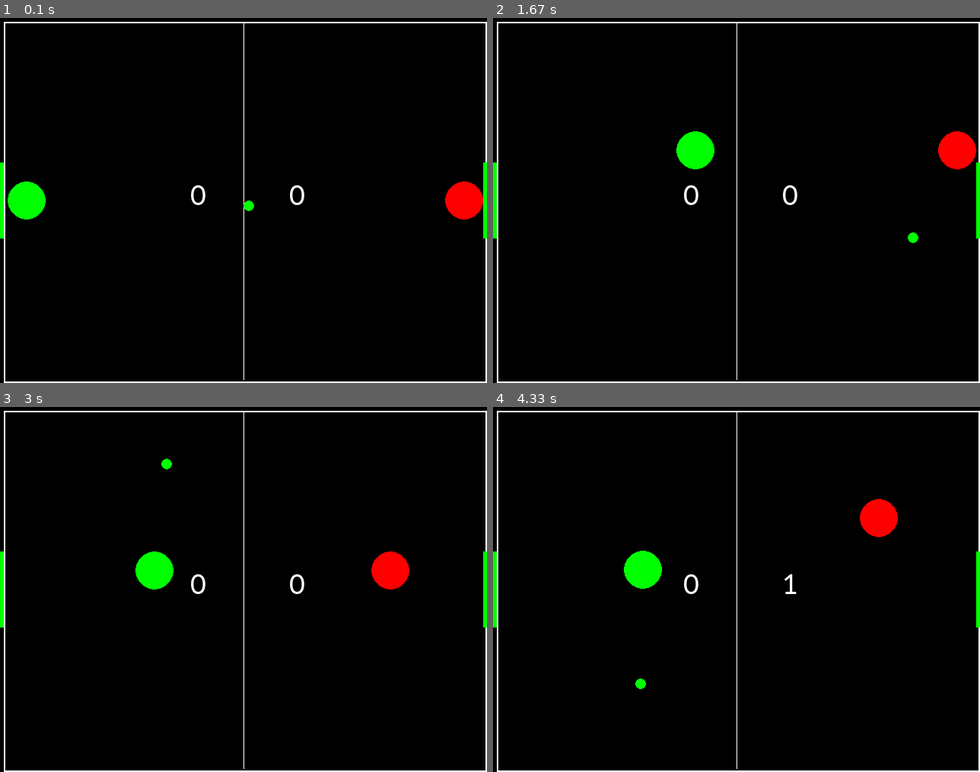
Above: before the commit, frames 1-4 (two rows, left to right).
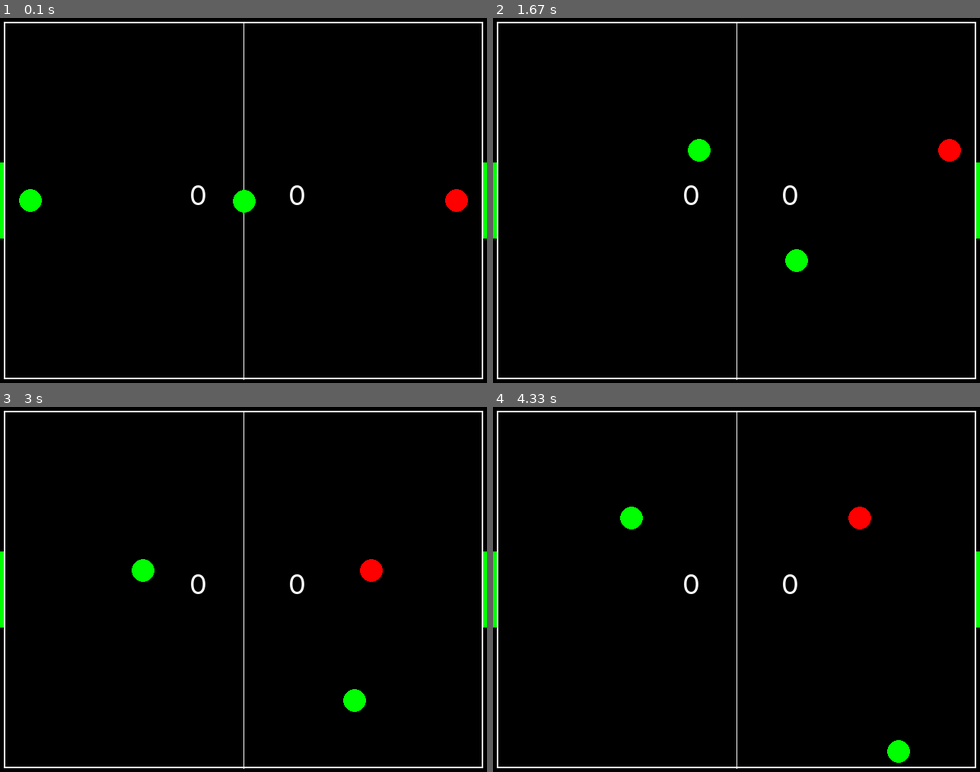
Above: after the commit, the same moments.

Repository: chinmay0301/GlowHockey
Game: pygame game, started from modified.py
Same seed, same stepped clock (60 frames per second), same inputs: the game is played once before the commit and once after it. The source is Python 2; it was converted automatically to run under Python 3.
Inputs:
- Up to frame 1 (0.1 s): no input
- Up to frame 2 (1.67 s): hold A 0.33-0.8 s; hold Right 0.33-0.8 s; hold Right 0.83-1.3 s; hold D 0.83-1.3 s; hold Up 1.33-1.63 s; hold W 1.33-1.63 s
- Up to frame 3 (3 s): hold Right 1.67-2.13 s; hold D 1.67-2.13 s; hold Left 2.17-2.7 s; hold A 2.17-2.7 s; hold Down from 2.73 s (still down); hold S from 2.73 s (still down)
- Up to frame 4 (4.33 s): release Down at 3.03 s; release S at 3.03 s; hold Left 3.07-3.47 s; hold A 3.07-3.47 s; hold Up 3.5-3.87 s; hold W 3.5-3.87 s; hold Right from 3.9 s (still down); hold D from 3.9 s (still down)

The runs differ from the first frame. In frame 1, 2.3% of the frame differs, in the area x 0-100%, y 1-100%; in frame 2, 2.4%; in frame 3, 2.8%; in frame 4, 3.3%.

Commit message:
graphics fixed

Diff:
--- a/modified.py
+++ b/modified.py
@@ -14,10 +14,10 @@
 background = back.convert()
 background.fill((0,0,0))
 goal = pygame.Surface((5,100))
-mallet1 = pygame.Surface((50,50))
-circ1= pygame.draw.circle(mallet1,(0,255,0),(25,25),25)   #add
-mallet2 = pygame.Surface((50,50))
-circ2= pygame.draw.circle(mallet2,(255,0,0),(25,25),25)
+mallet1 = pygame.Surface((30,30))
+circ1= pygame.draw.circle(mallet1,(0,255,0),(15,15),15)   #add
+mallet2 = pygame.Surface((30,30))
+circ2= pygame.draw.circle(mallet2,(255,0,0),(15,15),15)
 bar1 = mallet1.convert()
 bar1.set_colorkey((0,0,0))
 bar2 = mallet2.convert()
@@ -26,19 +26,19 @@
 goal2 = goal.convert()
 goal1.fill((0,255,0))
 goal2.fill((0,255,0))
-circ_sur = pygame.Surface((15,15))
-circ = pygame.draw.circle(circ_sur,(0,255,0),(15/2,15/2),15/2)
+circ_sur = pygame.Surface((30,30))
+circ = pygame.draw.circle(circ_sur,(0,255,0),(30/2,30/2),30/2)
 circle = circ_sur.convert()
 circle.set_colorkey((0,0,0))
 # some definitions
 RED = (255,0,0)                                   # look at this line again
-bar1_x, bar2_x = 5. , 585.
-bar1_y, bar2_y = 215. , 215.
+bar1_x, bar2_x = 25. , 585.
+bar1_y, bar2_y = 225. , 225.
 goal1_x,goal2_x = 0. , 635.                      # leftmost point
 goal1_y,goal2_y = 190. , 190.                   #topmost point
-circle_x, circle_y = 312.5,232.5
+circle_x, circle_y = 305.,225.
 bar1_movex, bar1_movey, bar2_movey,bar2_movex = 0. , 0. , 0. , 0.
-speed_x, speed_y, speed_circ = 250., 250., 250.
+speed_x, speed_y, speed_circ = 50., 50., 250.
 bar1_score, bar2_score = 0,0
 #clock and font objects
 clock = pygame.time.Clock()
@@ -99,7 +99,7 @@
     score2 = font.render(str(bar2_score), True,(255,255,255))
 
     screen.blit(background,(0,0))
-    frame = pygame.draw.rect(screen,(255,255,255),Rect((5,5),(635,475)),2)
+    frame = pygame.draw.rect(screen,(255,255,255),Rect((5,5),(630,470)),2)
     middle_line = pygame.draw.aaline(screen,(255,255,255),(320,5),(320,475))
     screen.blit(bar1,(bar1_x,bar1_y))
     screen.blit(bar2,(bar2_x,bar2_y))
@@ -108,7 +108,7 @@
     screen.blit(circle,(circle_x,circle_y))
     screen.blit(score1,(250.,210.))
     screen.blit(score2,(380.,210.))
-    #pygame.time.wait(500)
+    #pygame.time.wait(5000)
     bar1_y += bar1_movey
     bar1_x += bar1_movex
     bar2_y += bar2_movey
@@ -126,14 +126,14 @@
     ai_speed = speed_circ * time_sec
 #AI of the computer.
 
-    if bar1_y >= 420.: bar1_y = 420.
-    elif bar1_y <= 10. : bar1_y = 10.
-    if bar1_x <= 10. :bar1_x = 10.
-    elif bar1_x >= 310. :bar1_x = 310.
-    if bar2_y >= 420.: bar2_y = 420.
-    elif bar2_y <= 10.: bar2_y = 10.
-    if bar2_x >= 620. :bar2_x = 620.
-    elif bar2_x <= 340. :bar2_x = 340.
+    if bar1_y >= 445.: bar1_y = 445.
+    elif bar1_y <= 5. : bar1_y = 5.
+    if bar1_x <= 5. :bar1_x = 5.
+    elif bar1_x >= 305. :bar1_x = 305.
+    if bar2_y >= 445.: bar2_y = 445.
+    elif bar2_y <= 5.: bar2_y = 5.
+    if bar2_x >= 605. :bar2_x = 605.
+    elif bar2_x <= 305. :bar2_x = 305.
 
 
     if (circle_x <= bar1_x  and circle_x>=bar1_x-7.5):
@@ -154,24 +154,24 @@
         hit = 1
 
 
-    if circle_x < 5.:
+    if circle_x <= 5.:
      if circle_y<=290 and circle_y>=190:
         bar2_score += 1
-        circle_x, circle_y = 312.5, 232.5
-        bar1_y,bar_2_y = 215., 215.
-     elif not (circle_y<=290 and circle_y>=190) : speed_x = -speed_x
-    elif circle_x > 627.5:
+        circle_x, circle_y = 305., 225.
+        bar1_y,bar_2_y = 225., 225.
+     elif not (circle_y<=260 and circle_y>=190) : speed_x = -speed_x
+    elif circle_x >= 605:
       if circle_y<=290 and circle_y>=190:
         bar1_score += 1
-        circle_x, circle_y = 312.5, 232.5
-        bar1_y, bar2_y = 215., 215.
-      elif not (circle_y<=290 and circle_y>=190) : speed_x = -speed_x
+        circle_x, circle_y = 305., 225.
+        bar1_y, bar2_y = 225., 225.
+      elif not (circle_y<=260 and circle_y>=190) : speed_x = -speed_x
 
-    if circle_y <= 10.:
+    if circle_y <= 5.:
         speed_y = -speed_y
-        circle_y = 10.
-    elif circle_y >= 457.5:
+        circle_y = 5.
+    elif circle_y >= 445.:
         speed_y = -speed_y
-        circle_y = 457.5
+        circle_y = 445.
 
     pygame.display.update()
